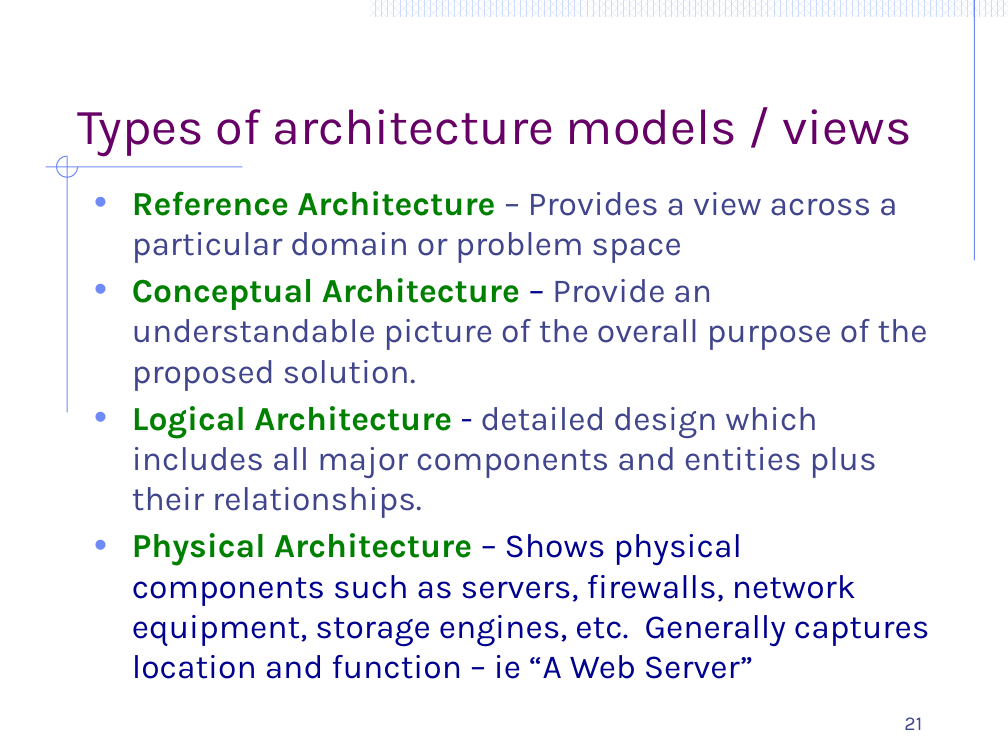
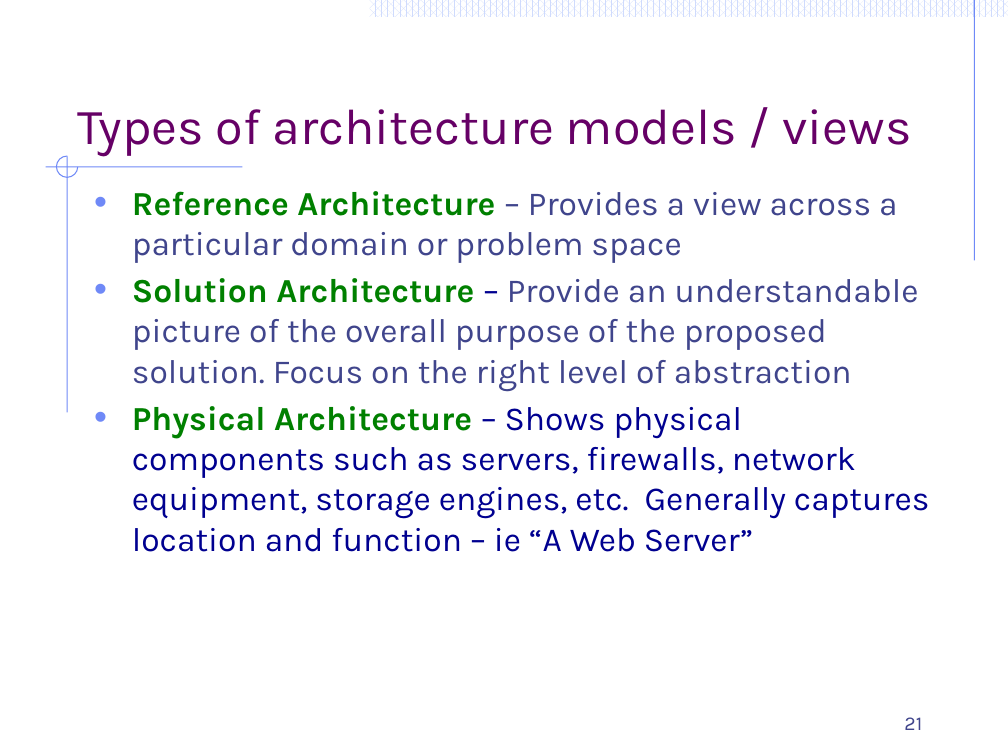
Before and after one commit to ArchitectingSoftware/CS575-SoftwareDesign, a slide deck: slide 21 of Lectures/M3a-MoreOnModeling.pptx. Drawn at 1008x756 pixels with LibreOffice and Linux fonts; fonts in the diff are those of the drawing. Boxes give left, top, right and bottom in pixels: in the first picture for what was removed or moved away, otherwise in the second. Text is boxed around its words. In the diff, an @@ line names an element or a change of style, - is before the commit and + after.

Commit message:
2019 lecture updates

```diff
--- a/Lectures/M3a-MoreOnModeling.pptx
+++ b/Lectures/M3a-MoreOnModeling.pptx
@@ text at bbox=[132, 278, 919, 391]: text changed @@
-• Conceptual Architecture – Provide an understandable picture of the overall purpose of the proposed solution.
-• Logical Architecture - detailed design which includes all major components and entities plus their relationships.
+• Solution Architecture – Provide an understandable picture of the overall purpose of the proposed solution. Focus on the right level of abstraction
```
Also in this commit, not shown: 1 other slide changed, 1 slide added, 1 other file.
